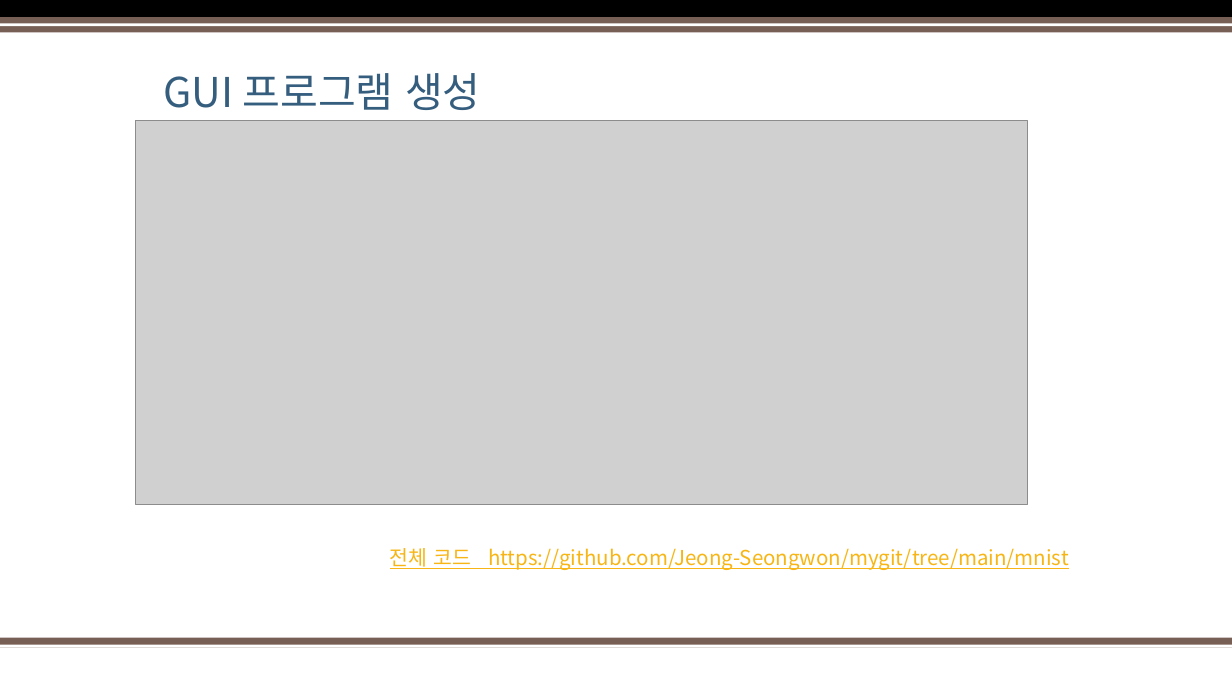
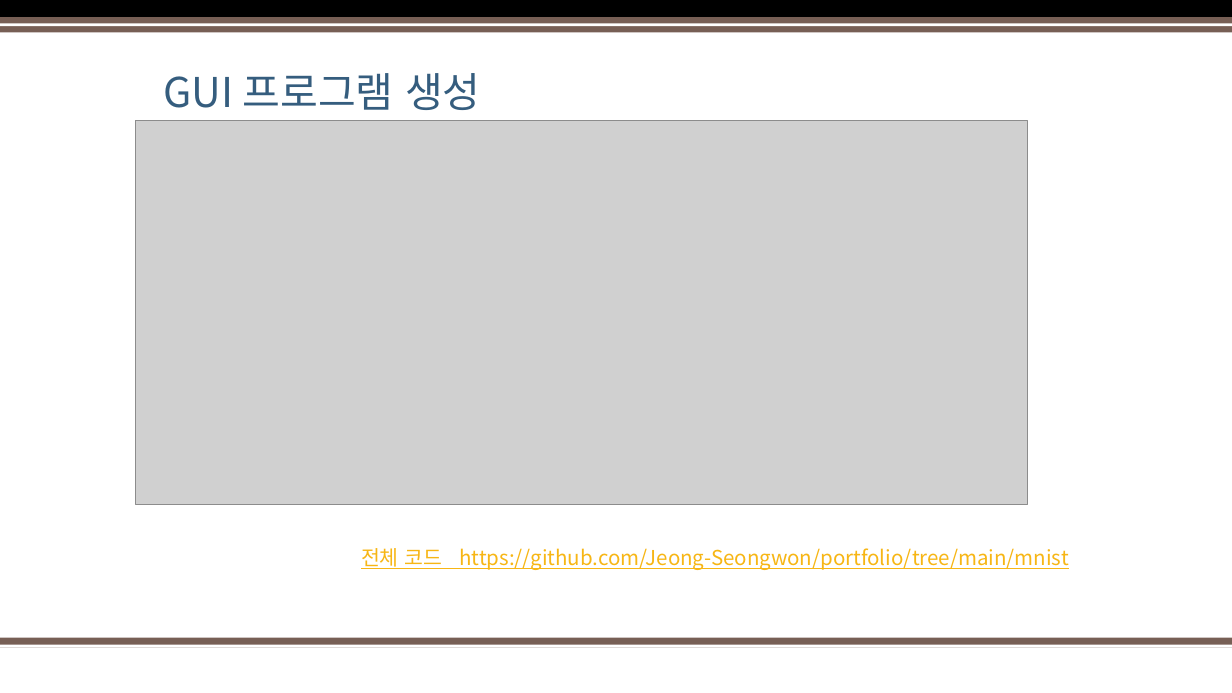
Before and after one commit to Jeong-Seongwon/portfolio, a slide deck: slide 16 of mnist/Portfolio.pptx. Drawn at 1232x693 pixels with LibreOffice and Linux fonts; fonts in the diff are those of the drawing; grey boxes stand for pictures; background and template pictures are left out. Boxes give left, top, right and bottom in pixels: in the first picture for what was removed or moved away, otherwise in the second. Text is boxed around its words. In the diff, an @@ line names an element or a change of style, - is before the commit and + after.

```diff
--- a/mnist/Portfolio.pptx
+++ b/mnist/Portfolio.pptx
@@ text at bbox=[361, 548, 1068, 570]: text changed @@
-전체 코드 https://github.com/Jeong-Seongwon/mygit/tree/main/mnist
+전체 코드 https://github.com/Jeong-Seongwon/portfolio/tree/main/mnist
```
Also in this commit, not shown: 2 other slides changed.
